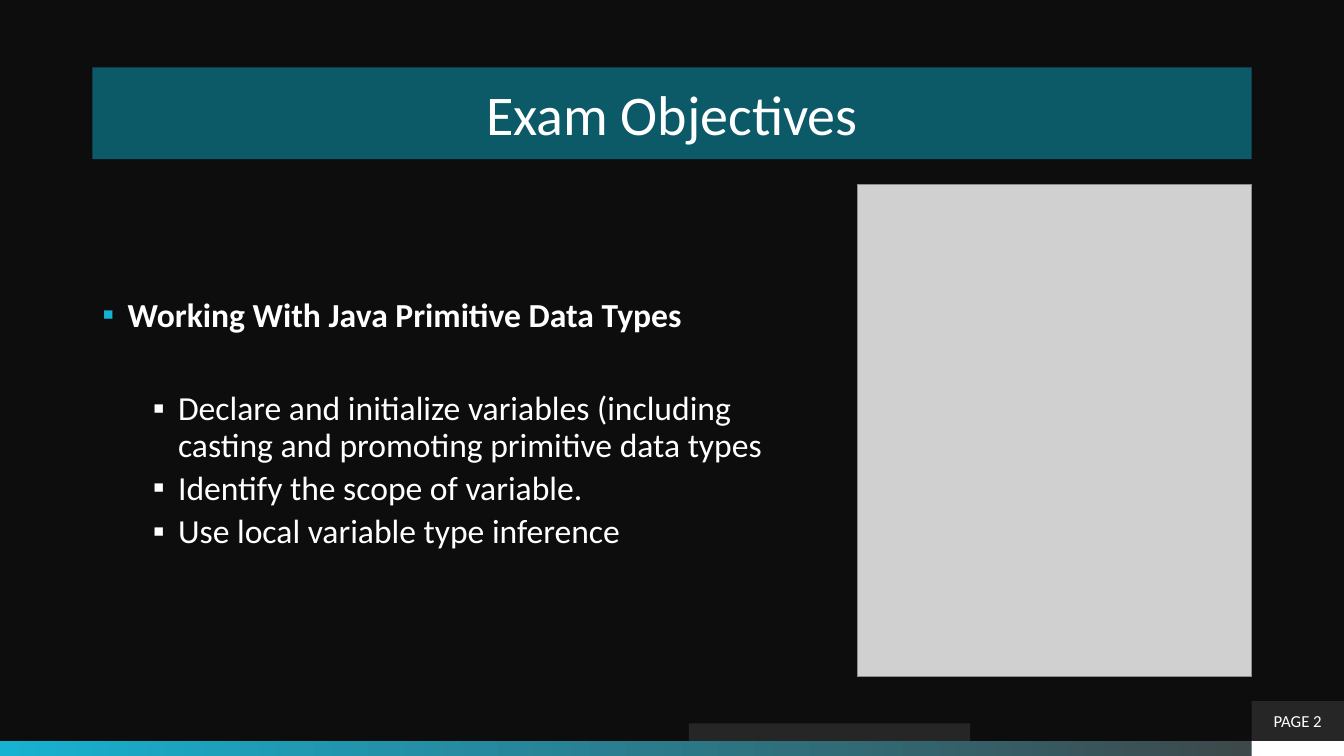
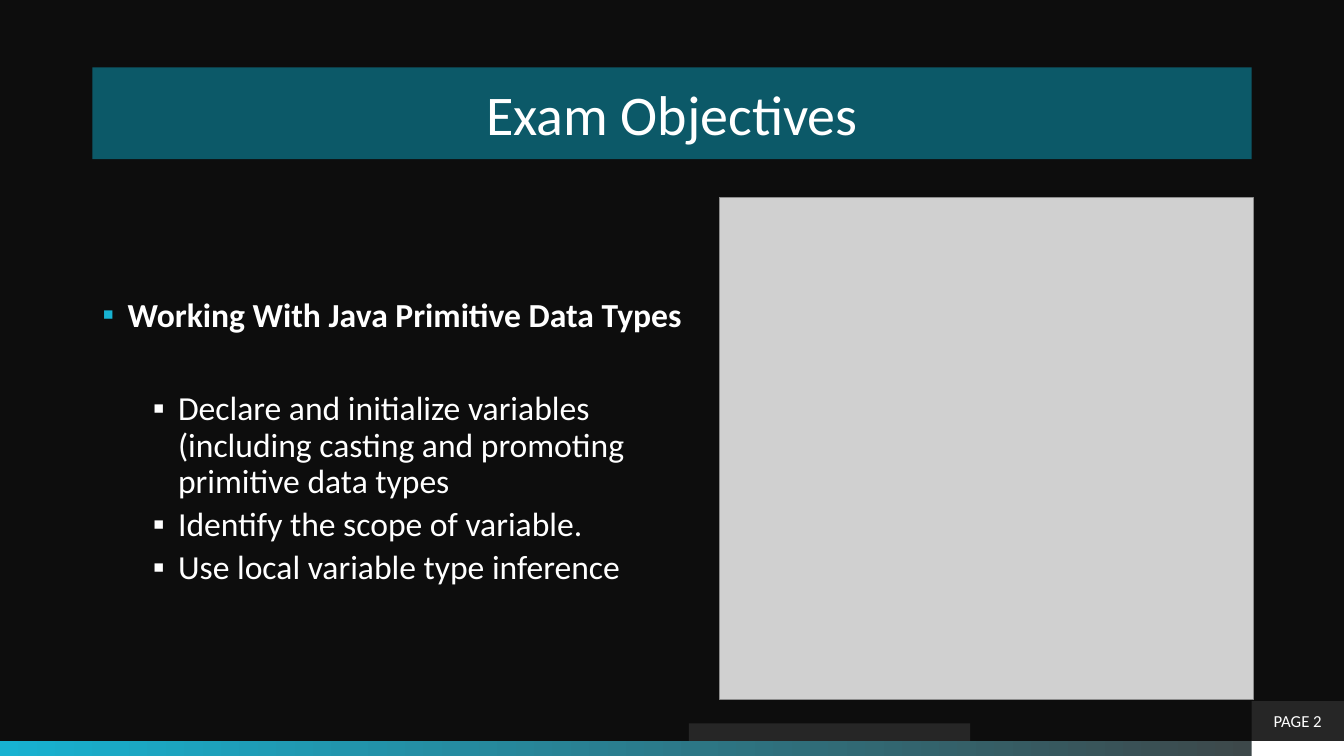
Before and after one commit to theLeonidas/Courses, a slide deck: slide 2 of courseMaterial/Objective-3-Primitives Data Types & String/1-Data Types [Autosaved].pptx. Drawn at 1344x756 pixels with LibreOffice and Linux fonts; fonts in the diff are those of the drawing; grey boxes stand for pictures; background and template pictures are left out. Boxes give left, top, right and bottom in pixels: in the first picture for what was removed or moved away, otherwise in the second. Text is boxed around its words. In the diff, an @@ line names an element or a change of style, - is before the commit and + after.

```diff
--- a/courseMaterial/Objective-3-Primitives Data Types & String/1-Data Types [Autosaved].pptx
+++ b/courseMaterial/Objective-3-Primitives Data Types & String/1-Data Types [Autosaved].pptx
@@ text "Working With Java Primitive Data ..." rewrapped from box(128, 303, 762, 549) to box(128, 303, 682, 585) @@
@@ picture: place and size @@
-picture at box(858, 185, 1252, 677)
+picture at box(720, 198, 1253, 701)
```
Also in this commit, not shown: 1 other slide changed, 1 slide added, 44 other files.
